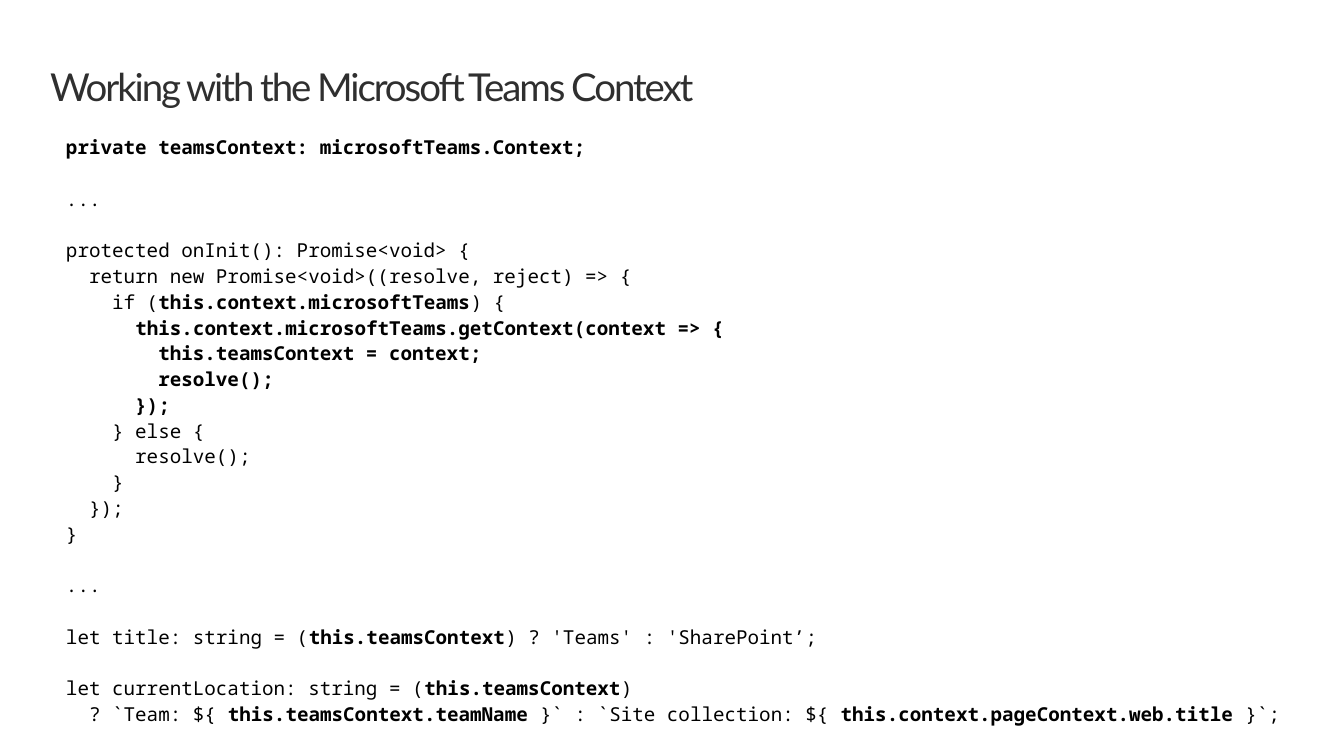
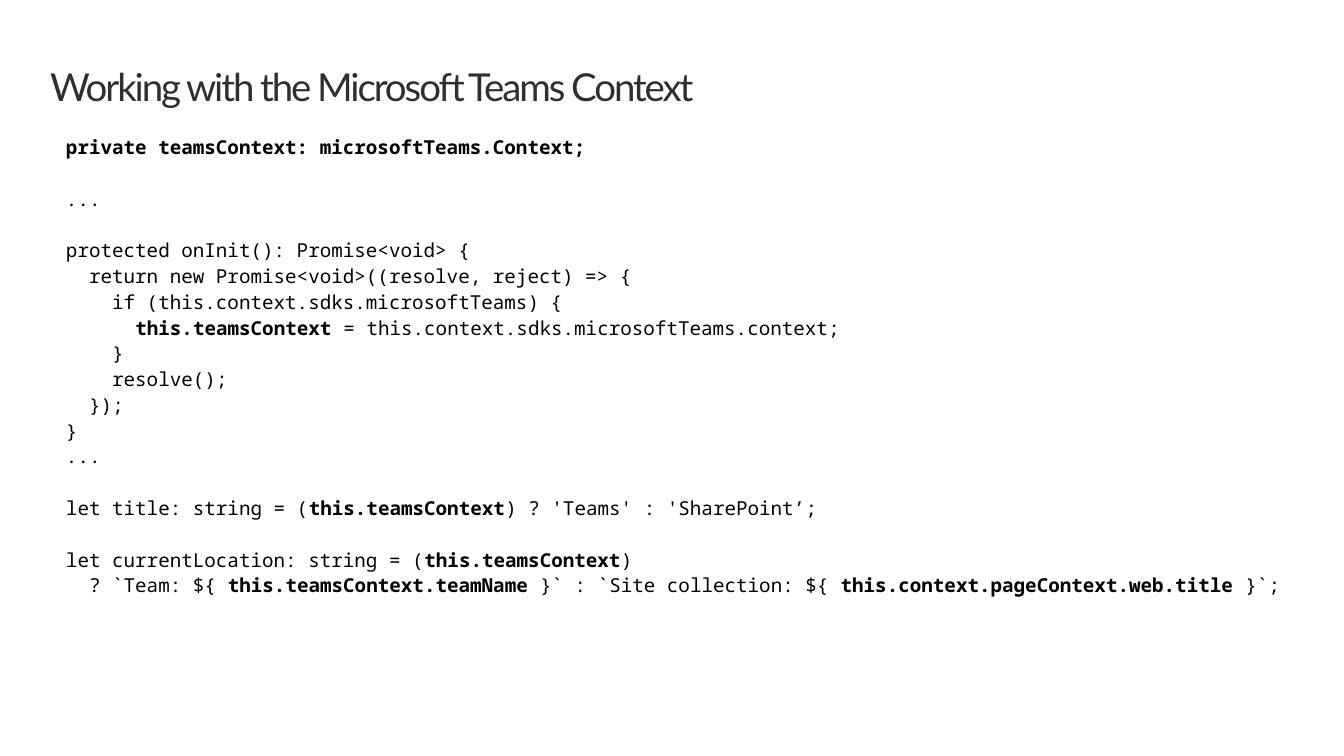
Before and after one commit to SharePoint/sp-dev-training-spfx-teams-dev, a slide deck: slide 4 of 02-context.pptx. Drawn at 1344x756 pixels with LibreOffice and Linux fonts; fonts in the diff are those of the drawing; background and template pictures are left out. Boxes give left, top, right and bottom in pixels: in the first picture for what was removed or moved away, otherwise in the second. Text is boxed around its words. In the diff, an @@ line names an element or a change of style, - is before the commit and + after.

```diff
--- a/02-context.pptx
+++ b/02-context.pptx
@@ text at [112, 294, 840, 338]: text changed; bold off @@
-if (this.context.microsoftTeams) {
-this.context.microsoftTeams.getContext(context => {
-this.teamsContext = context;
+if (this.context.sdks.microsoftTeams) {
+this.teamsContext = this.context.sdks.microsoftTeams.context;
+}
@@ text at [112, 371, 227, 389]: bold off in "resolve();" @@
@@ text at [135, 423, 250, 466]: paragraphs removed @@
-});
-} else {
-resolve();
-}
```
Also in this commit, not shown: 28 other files.
